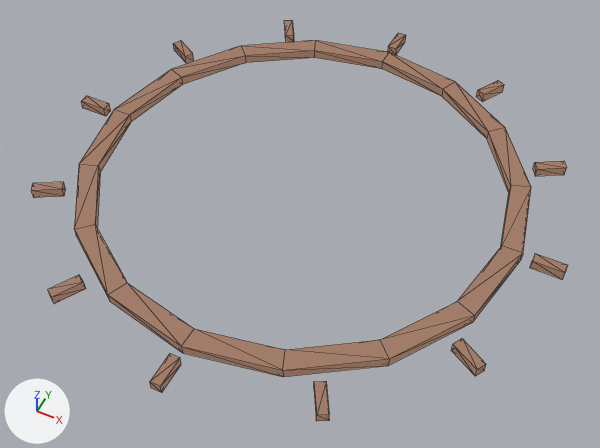
The glTF model assets3d/fx/fx_wait_ring_old.glb, before and after one commit.
Rendered twice from a 50 mm camera at (1.04, -2.1, 2.38) aimed at (0.05, -0.12, -0.1). Arrows for +X, +Y and +Z are at lower left; the lights stay in place. The picture after the commit comes second. Mesh edges are drawn as thin lines. Vertices at exactly the same position are counted once.

The first picture shows 'fx_wait_ring_old'.
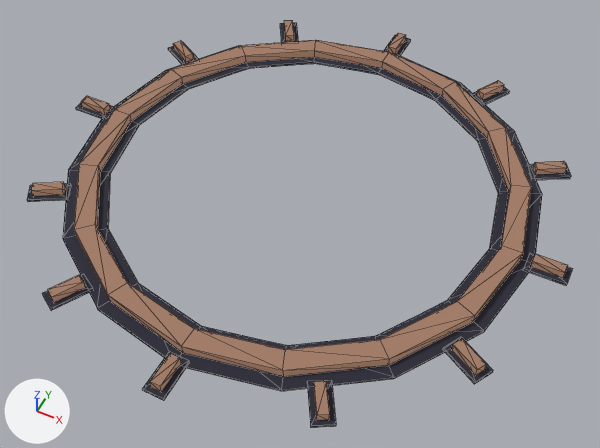
What differs and where, as boxes [x1, y1, x2, y2] in the pictures (600 x 448 px):
'fx_wait_ring_old', reshaped
    before: [31, 20, 568, 421]
    after: [27, 20, 573, 428]
part 1 of me_fx_wait_ring_old, added
    after: [524, 253, 573, 285]
part 2 of me_fx_wait_ring_old, added
    after: [384, 35, 411, 56]
part 3 of me_fx_wait_ring_old, added
    after: [76, 103, 116, 119]
part 4 of me_fx_wait_ring_old, added
    after: [142, 352, 190, 401]
part 5 of me_fx_wait_ring_old, added
    after: [27, 23, 571, 428]

The change in detail:
Material 'M_ink' (mat_m_ink) is new.
Its base color is (0.0189, 0.0189, 0.0356) (dark blue #252535).
Its roughness is 0.9.
me_fx_wait_ring_old is used by ob_fx_wait_ring_old; location (0.0, 0.0, 0.0).
me_fx_wait_ring_old had 164 vertices, 272 faces and spanned x -1.06..1.06, y -1.06..1.06, z 0.0..0.04.
me_fx_wait_ring_old now has 328 vertices, 544 faces and spans x -1.08..1.08, y -1.08..1.08, z 0.0..0.04.
me_fx_wait_ring_old part 1: a new loose piece, a box spanning x 0.92..1.08, y -0.04..0.04, z -0.002..0.01, in mat_m_ink (dark blue #252535).
me_fx_wait_ring_old part 2: a new loose piece, a box spanning x -0.04..0.04, y 0.92..1.08, z -0.002..0.01, in mat_m_ink (dark blue #252535).
me_fx_wait_ring_old part 3: a new loose piece, a box spanning x -1.08..-0.92, y -0.04..0.04, z -0.002..0.01, in mat_m_ink (dark blue #252535).
me_fx_wait_ring_old part 4: a new loose piece, a box spanning x -0.04..0.04, y -1.08..-0.92, z -0.002..0.01, in mat_m_ink (dark blue #252535).
Part 5, on me_fx_wait_ring_old:
126 vertices are added at x -0.96..0.96, y -0.96..0.96, z 0.0..0.01.
6 new vertices lie (0.17, 0.0, 0.0) away from vertices in x -0.95..0.78, y 0.0, z 0.0.
224 new faces join them, mat_m_ink (dark blue #252535).
me_fx_wait_ring_old gains material mat_m_ink (dark blue #252535).
